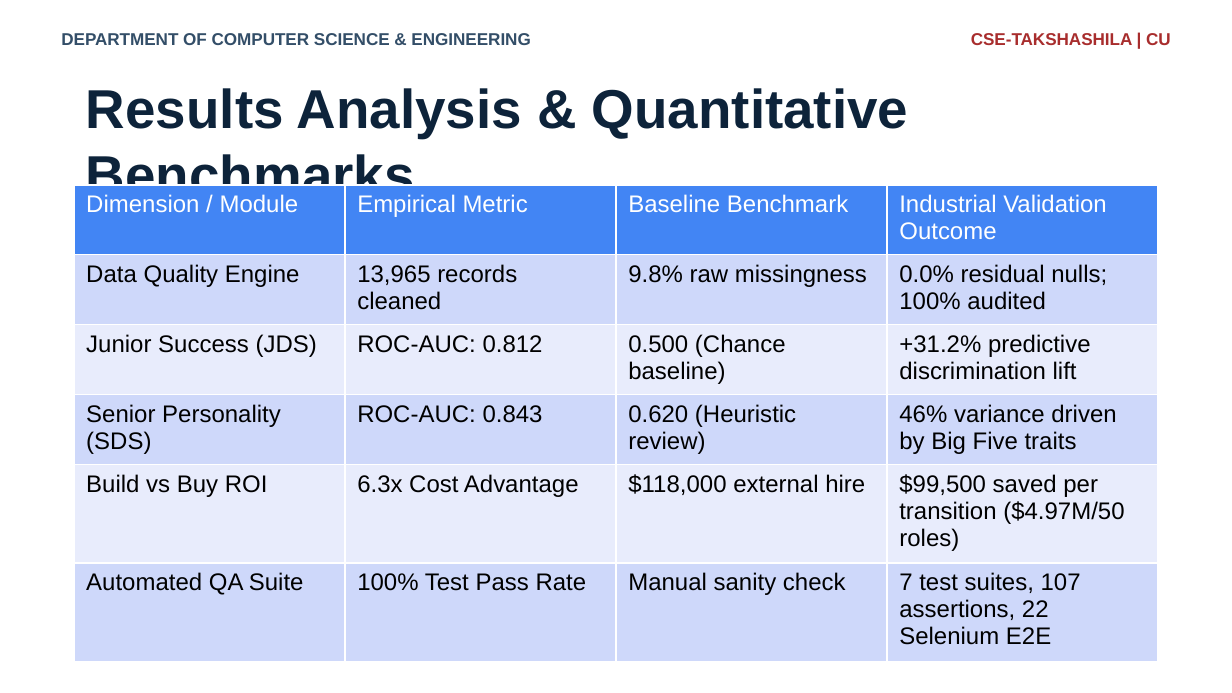
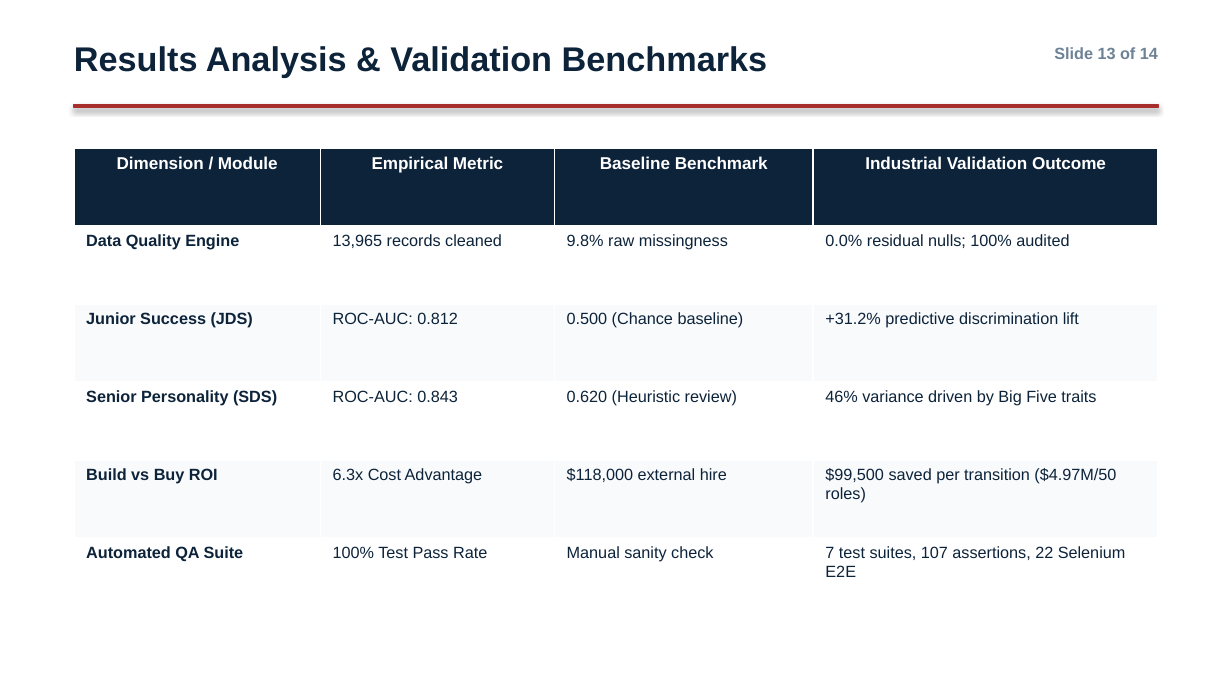
Before and after one commit to chitreyAbhinav/workforce-intelligence, a slide deck: slide 13 of reports/internship_submission/Industrial_Training_Presentation.pptx. Drawn at 1232x693 pixels with LibreOffice and Linux fonts; fonts in the diff are those of the drawing; background and template pictures are left out. Boxes give left, top, right and bottom in pixels: in the first picture for what was removed or moved away, otherwise in the second. Text is boxed around its words. In the diff, an @@ line names an element or a change of style, - is before the commit and + after.

Commit message:
fix(internship): Eliminate PPT overlaps, set remote mode, clean headers/footers, and finalize all submission deliverables

```diff
--- a/reports/internship_submission/Industrial_Training_Presentation.pptx
+++ b/reports/internship_submission/Industrial_Training_Presentation.pptx
@@ text at box(74, 46, 768, 77): text changed; size 32 to 20 pt @@
-Results Analysis & Quantitative Benchmarks
+Results Analysis & Validation Benchmarks
@@ text removed at box(971, 33, 1171, 45) @@
-CSE-TAKSHASHILA | CU
@@ text at box(1054, 47, 1158, 59): text changed; size 10 to 9.5 pt; text colour #334E68 to #6E8296 @@
-DEPARTMENT OF COMPUTER SCIENCE & ENGINEERING
+Slide 13 of 14
@@ rectangle added at box(74, 105, 1158, 108), fill #A82D2D, outline #A82D2D 0.75 pt @@
@@ table at box(74, 148, 1158, 616) @@
@@ fill #4285F4 to #0D233A in row 1 @@
@@ fill #CFD9FB to #FFFFFF in 12 cells @@
@@ fill #E9EDFD to #F8FAFC in 8 cells @@
@@ size 14 to 10 pt in "Dimension / Module", "Empirical Metric", "Baseline Benchmark", "Industrial Validation Outcome" @@
@@ bold on in "Dimension / Module", "Empirical Metric", "Baseline Benchmark", "Industrial Validation Outcome" and 5 more places @@
@@ size 14 to 9.5 pt, text colour #000000 to #0D233A in "Data Quality Engine", "13,965 records cleaned", "9.8% raw missingness", "0.0% residual nulls; 100% audited" and 16 more places @@
@@ alignment left to centre @@
@@ table: place and size @@
-table at box(74, 185, 1158, 649)
+table at box(74, 148, 1158, 616)
@@ text removed at box(61, 654, 336, 661) @@
-Abhinav Chitrey (UID: 24BCS12754)
@@ text removed at box(588, 654, 816, 661) @@
-CogniStrat Technologies Pvt. Ltd.
@@ text removed at box(1121, 654, 1170, 661) @@
-13 / 14
```
Also in this commit, not shown: 12 other slides changed, 1 slide added, 1 slide removed, 38 other files.
